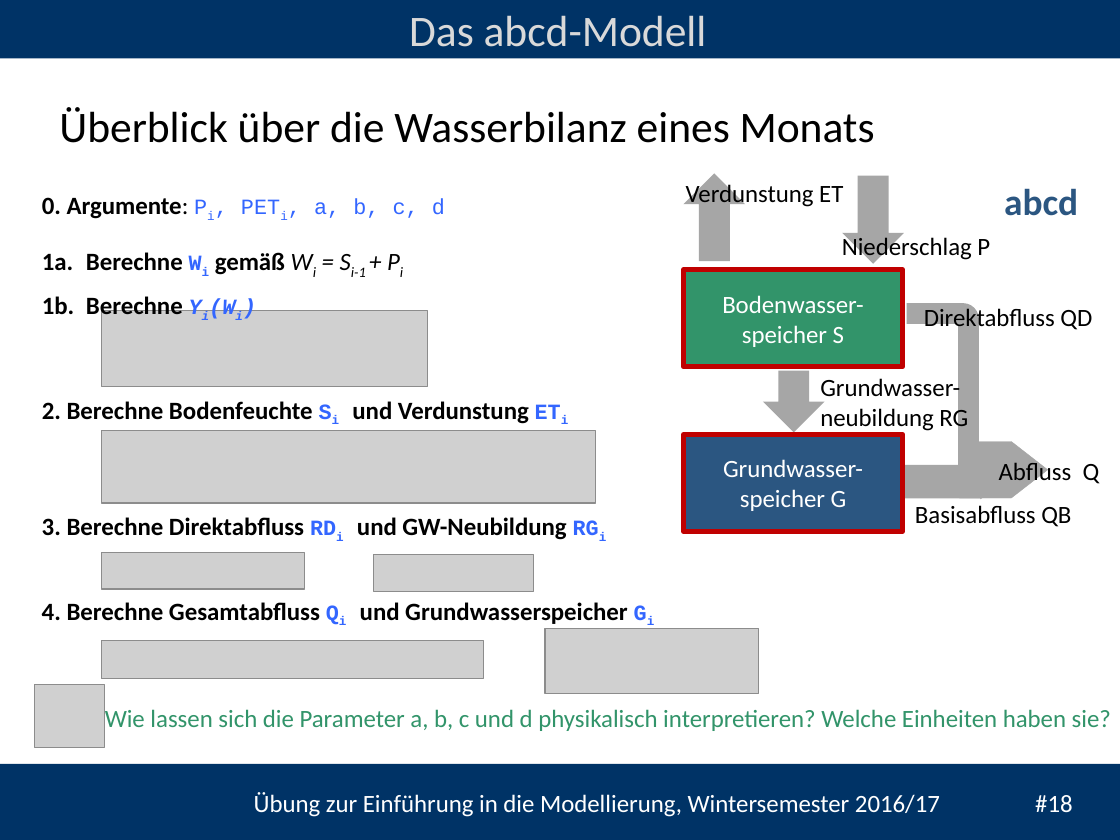
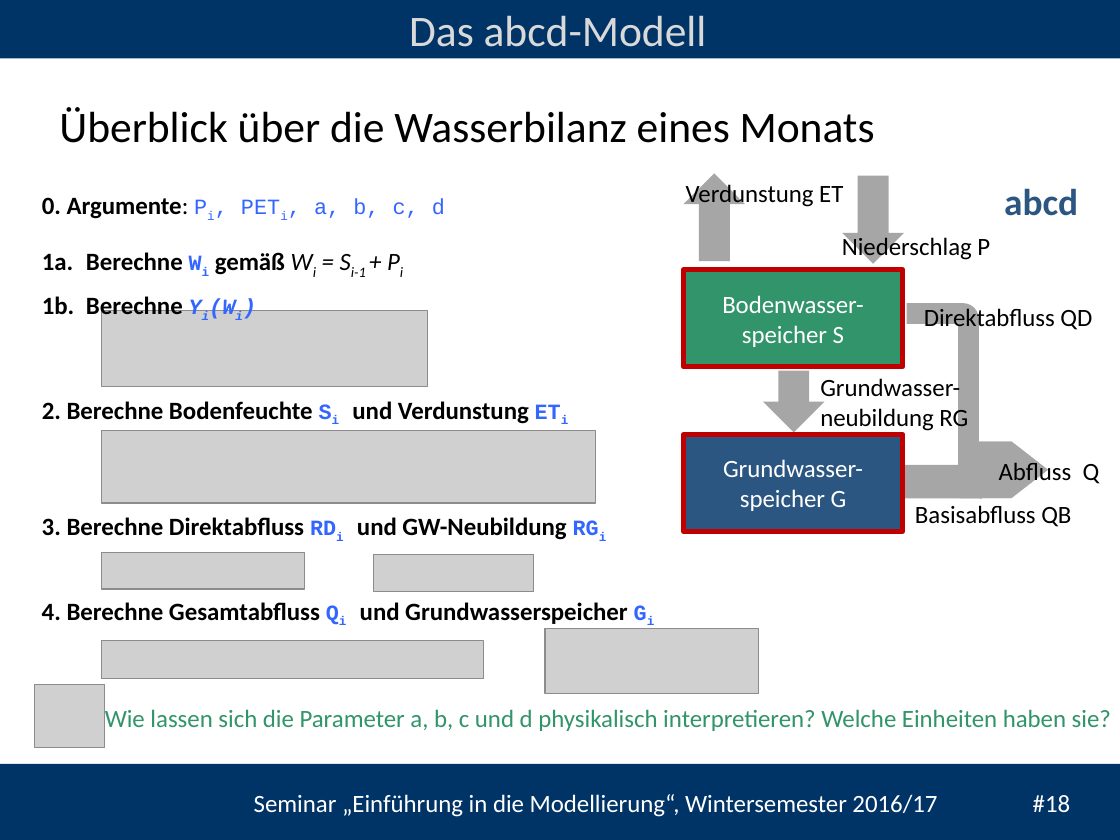
Before and after one commit to heistermann/Einf_Modellierung, a slide deck: slide 18 of Termin_3/folien/UebungModellierung#3.pptx. Drawn at 1120x840 pixels with LibreOffice and Linux fonts; fonts in the diff are those of the drawing; grey boxes stand for pictures; background and template pictures are left out. Boxes give left, top, right and bottom in pixels: in the first picture for what was removed or moved away, otherwise in the second. Text is boxed around its words. In the diff, an @@ line names an element or a change of style, - is before the commit and + after.

```diff
--- a/Termin_3/folien/UebungModellierung#3.pptx
+++ b/Termin_3/folien/UebungModellierung#3.pptx
@@ text at [254, 794, 1071, 817]: text changed @@
-Übung zur Einführung in die Modellierung, Wintersemester 2016/17 #18
+Seminar „Einführung in die Modellierung“, Wintersemester 2016/17 #18
```
Also in this commit, not shown: 18 other slides changed.
